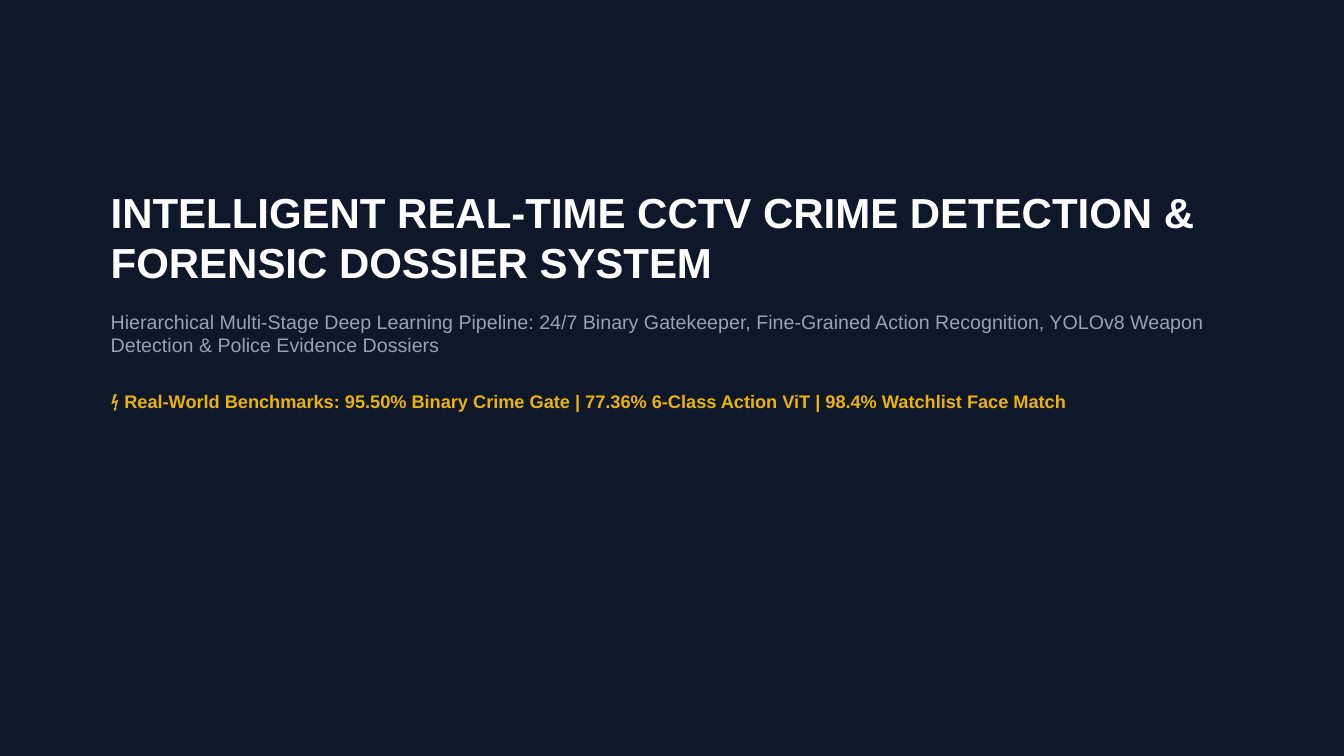
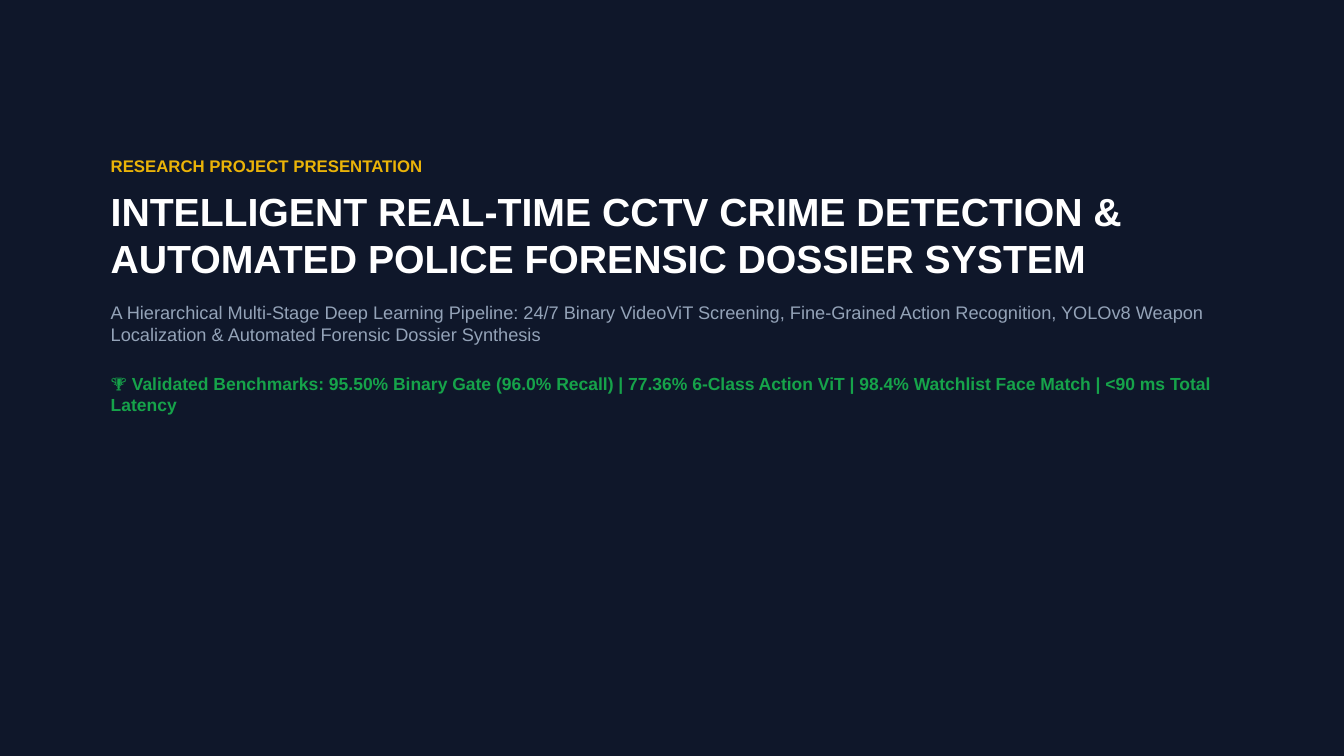
Before and after one commit to Visshu78/Realtime_Crime_detection, a slide deck: slide 1 of Crime_Detection_CCTV_Presentation.pptx. Drawn at 1344x756 pixels with LibreOffice and Linux fonts; fonts in the diff are those of the drawing. Boxes give left, top, right and bottom in pixels: in the first picture for what was removed or moved away, otherwise in the second. Text is boxed around its words. In the diff, an @@ line names an element or a change of style, - is before the commit and + after.

Commit message:
Update research presentation deck to comprehensive 14-slide faculty review format

```diff
--- a/Crime_Detection_CCTV_Presentation.pptx
+++ b/Crime_Detection_CCTV_Presentation.pptx
@@ text at [111, 160, 1210, 415]: text changed; size 14 to 13 pt @@
-INTELLIGENT REAL-TIME CCTV CRIME DETECTION & FORENSIC DOSSIER SYSTEM
-Hierarchical Multi-Stage Deep Learning Pipeline: 24/7 Binary Gatekeeper, Fine-Grained Action Recognition, YOLOv8 Weapon Detection & Police Evidence Dossiers
-⚡ Real-World Benchmarks: 95.50% Binary Crime Gate | 77.36% 6-Class Action ViT | 98.4% Watchlist Face Match
+RESEARCH PROJECT PRESENTATION
+INTELLIGENT REAL-TIME CCTV CRIME DETECTION & AUTOMATED POLICE FORENSIC DOSSIER SYSTEM
+A Hierarchical Multi-Stage Deep Learning Pipeline: 24/7 Binary VideoViT Screening, Fine-Grained Action Recognition, YOLOv8 Weapon Localization & Automated Forensic Dossier Synthesis
+🏆 Validated Benchmarks: 95.50% Binary Gate (96.0% Recall) | 77.36% 6-Class Action ViT | 98.4% Watchlist Face Match | <90 ms Total Latency
```
Also in this commit, not shown: 10 other slides changed, 3 slides added, 1 slide removed, 1 other file.
